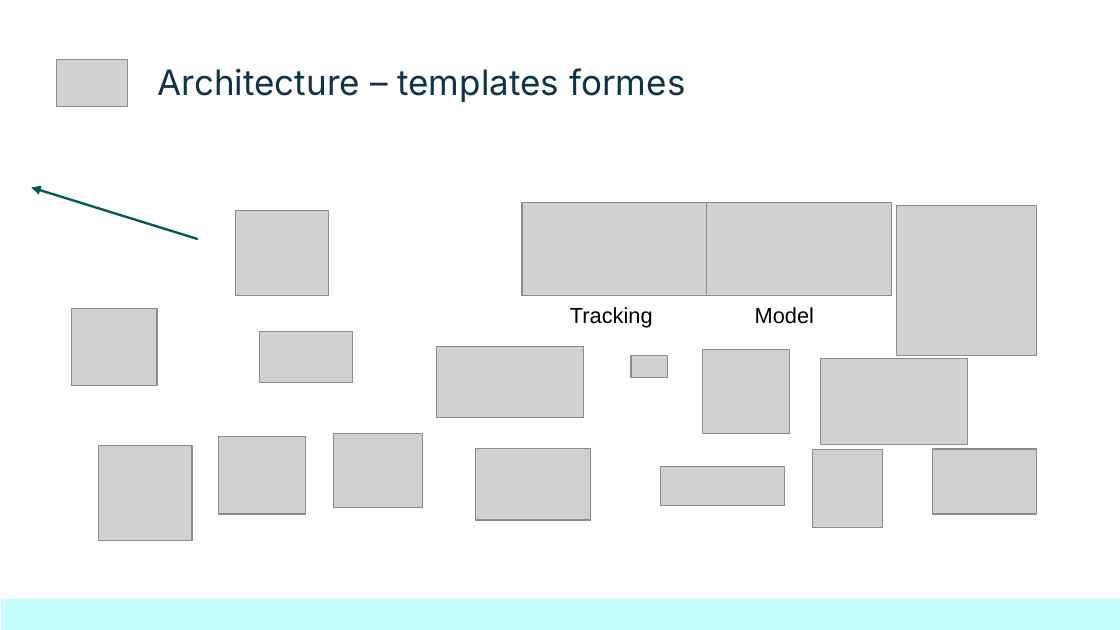
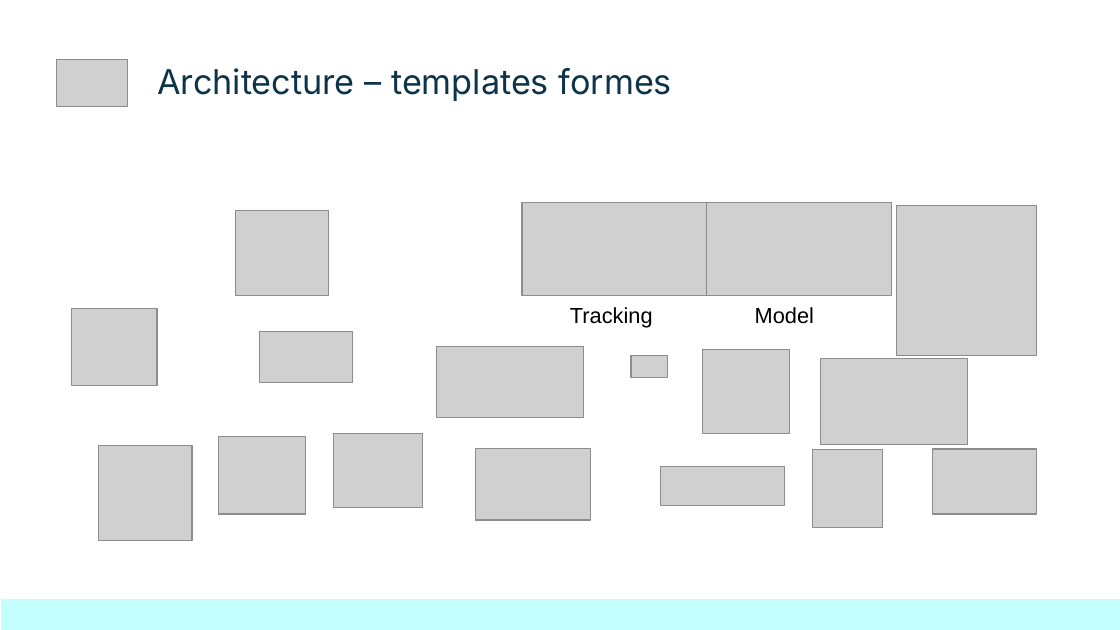
Before and after one commit to kinpintouche-star/football-predictor, a slide deck: slide 15 of docs/FootballPredictorDemoDay20260803.pptx. Drawn at 1120x630 pixels with LibreOffice and Linux fonts; fonts in the diff are those of the drawing; grey boxes stand for pictures. Boxes give left, top, right and bottom in pixels: in the first picture for what was removed or moved away, otherwise in the second. Text is boxed around its words. In the diff, an @@ line names an element or a change of style, - is before the commit and + after.

```diff
--- a/docs/FootballPredictorDemoDay20260803.pptx
+++ b/docs/FootballPredictorDemoDay20260803.pptx
@@ title "Architecture – templates formes" at (157, 68, 672, 101): size 22.5 to 22 pt @@
@@ arrow removed from (197, 239) to (31, 187) @@
```
Also in this commit, not shown: 10 other slides changed.
